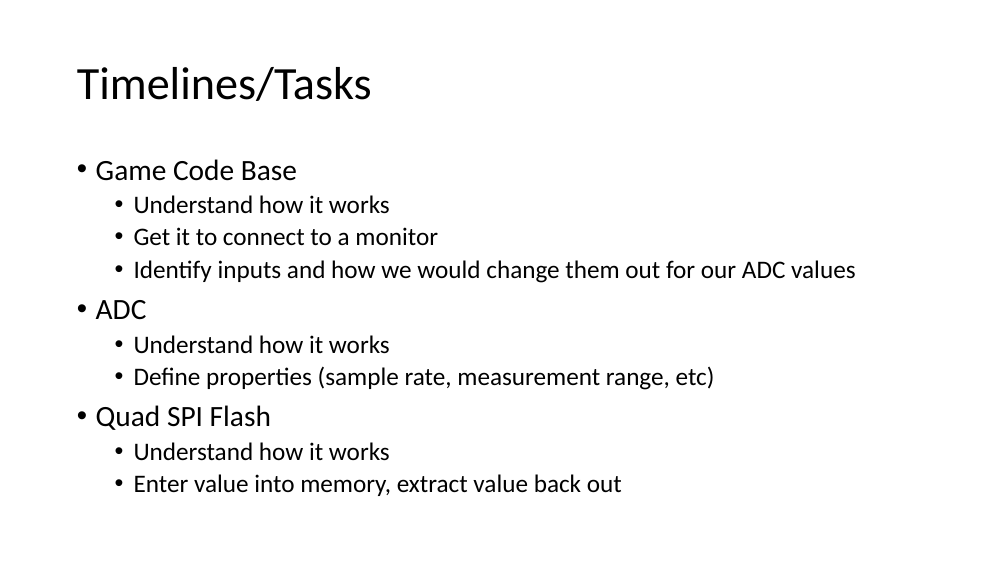
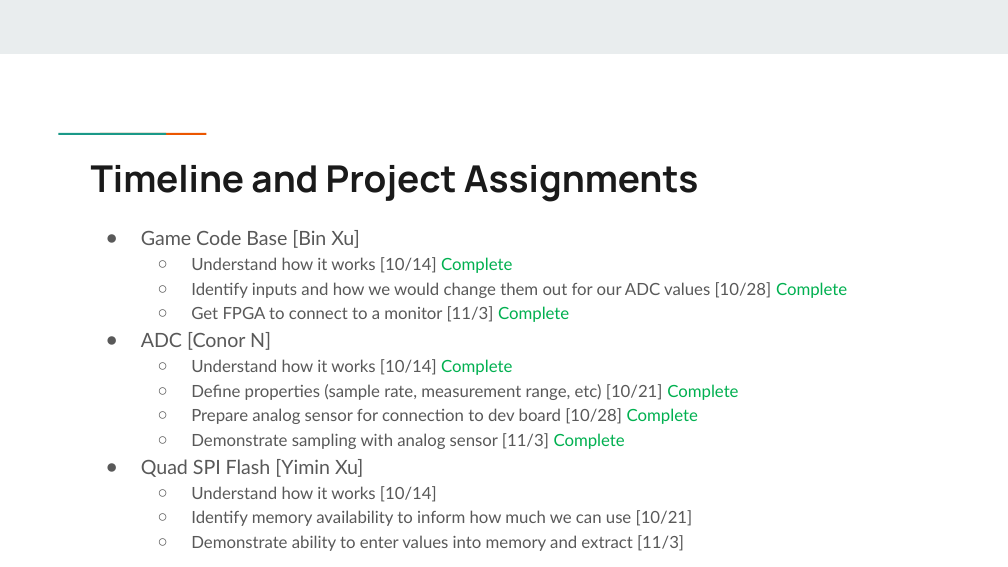
Before and after one commit to xu842251462/EC551_FinalProject, a slide deck: slide 11 of Presentations/EC551SecondProjectPresentation.pptx (slide 4 before the commit). Drawn at 1008x567 pixels with LibreOffice and Linux fonts; fonts in the diff are those of the drawing. Boxes give left, top, right and bottom in pixels: in the first picture for what was removed or moved away, otherwise in the second. Text is boxed around its words. In the diff, an @@ line names an element or a change of style, - is before the commit and + after.

Commit message:
Update EC551SecondProjectPresentation.pptx
Combined ADC and Game slides

```diff
--- a/Presentations/EC551SecondProjectPresentation.pptx
+++ b/Presentations/EC551SecondProjectPresentation.pptx
@@ rectangle added at [0,0,1008,54], fill #E9EDEE @@
@@ title removed at [77,67,372,101] @@
-Timelines/Tasks
@@ rectangle added at [91,132,133,137], fill #1A9988 @@
@@ rectangle added at [133,131,174,136], fill #EB5600 @@
@@ title added at [91,165,699,202], 35.2 pt, text #1A1A1A, bold @@
+Timeline and Project Assignments
@@ text at [141,230,847,551]: text changed; size 24 to 16 pt; font Calibri to Lato; text colour #000000 to #595959 @@
-• Game Code Base
-  • Understand how it works
-  • Get it to connect to a monitor
-  • Identify inputs and how we would change them out for our ADC values
-• ADC
-  • Understand how it works
-  • Define properties (sample rate, measurement range, etc)
-• Quad SPI Flash
-  • Understand how it works
-  • Enter value into memory, extract value back out
+● Game Code Base [Bin Xu]
+  ○ Understand how it works [10/14] Complete
+  ○ Identify inputs and how we would change them out for our ADC values [10/28] Complete
+  ○ Get FPGA to connect to a monitor [11/3] Complete
+● ADC [Conor N]
+  ○ Understand how it works [10/14] Complete
+  ○ Define properties (sample rate, measurement range, etc) [10/21] Complete
+  ○ Prepare analog sensor for connection to dev board [10/28] Complete
+  ○ Demonstrate sampling with analog sensor [11/3] Complete
+● Quad SPI Flash [Yimin Xu]
+  ○ Understand how it works [10/14]
+  ○ Identify memory availability to inform how much we can use [10/21]
+  ○ Demonstrate ability to enter values into memory and extract [11/3]
```
Also in this commit, not shown: 5 other slides changed, 6 slides added, 1 slide removed.
